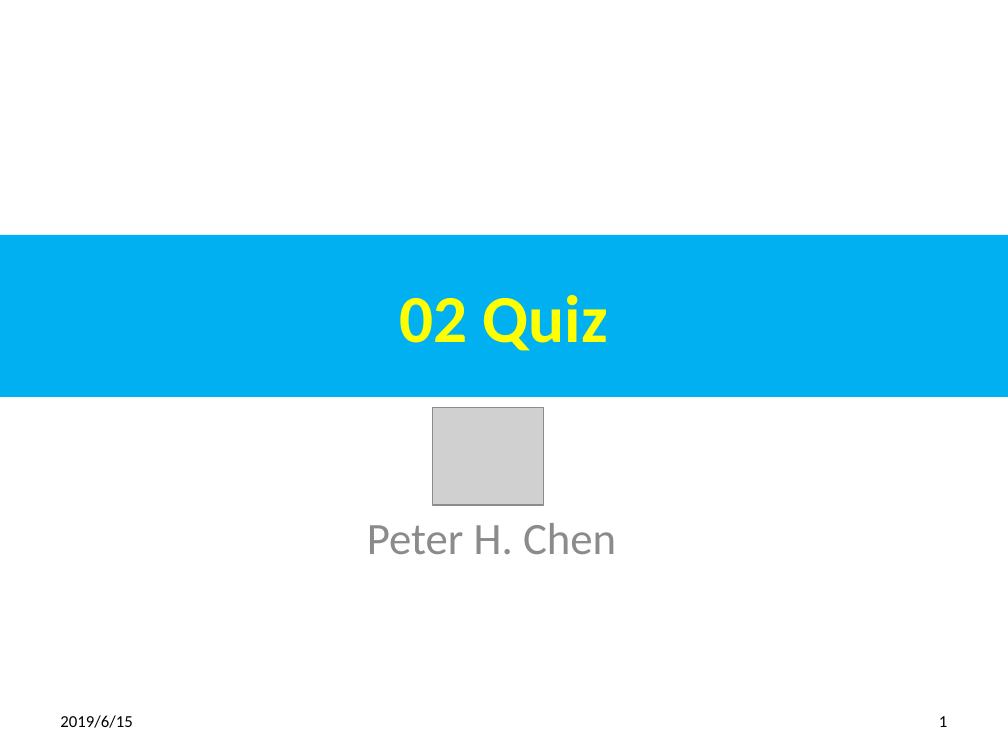
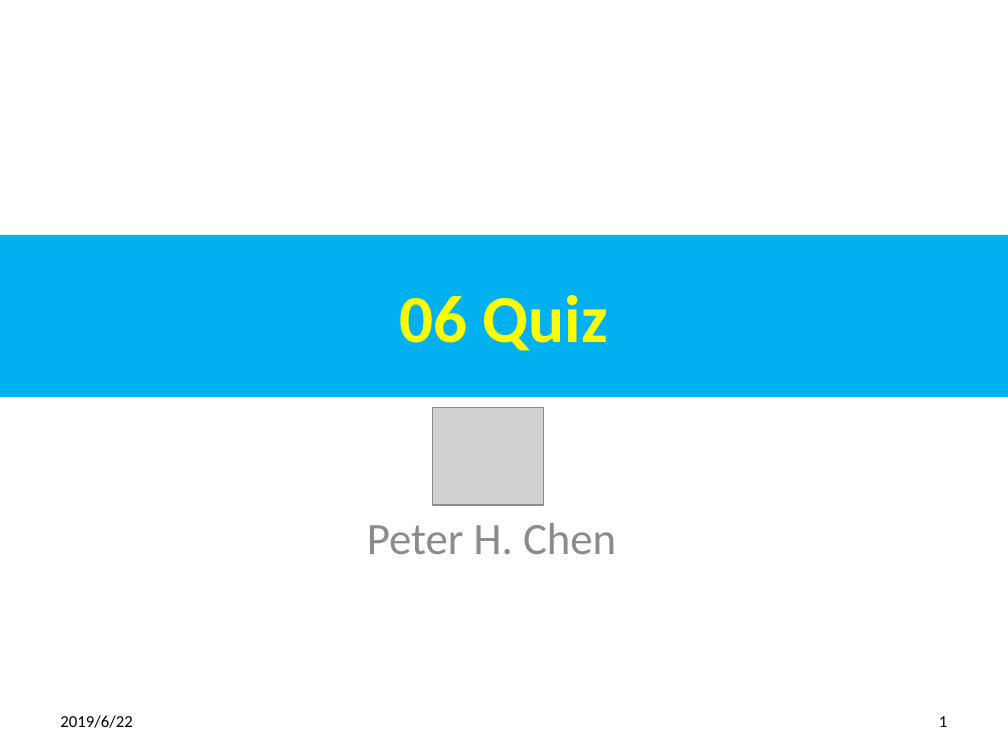
Before and after one commit to pchen0723/700-Python-Adv, a slide deck: slide 1 of 06_FuncOOP/06_Quiz.pptx. Drawn at 1008x756 pixels with LibreOffice and Linux fonts; fonts in the diff are those of the drawing; grey boxes stand for pictures. Boxes give left, top, right and bottom in pixels: in the first picture for what was removed or moved away, otherwise in the second. Text is boxed around its words. In the diff, an @@ line names an element or a change of style, - is before the commit and + after.

```diff
--- a/06_FuncOOP/06_Quiz.pptx
+++ b/06_FuncOOP/06_Quiz.pptx
@@ title at [400,295,608,351]: text changed @@
-02 Quiz
+06 Quiz
@@ text at [60,715,132,728]: text changed @@
-2019/6/15
+2019/6/22
```
Also in this commit, not shown: 9 other slides changed, 3 slides added, 5 other files.
